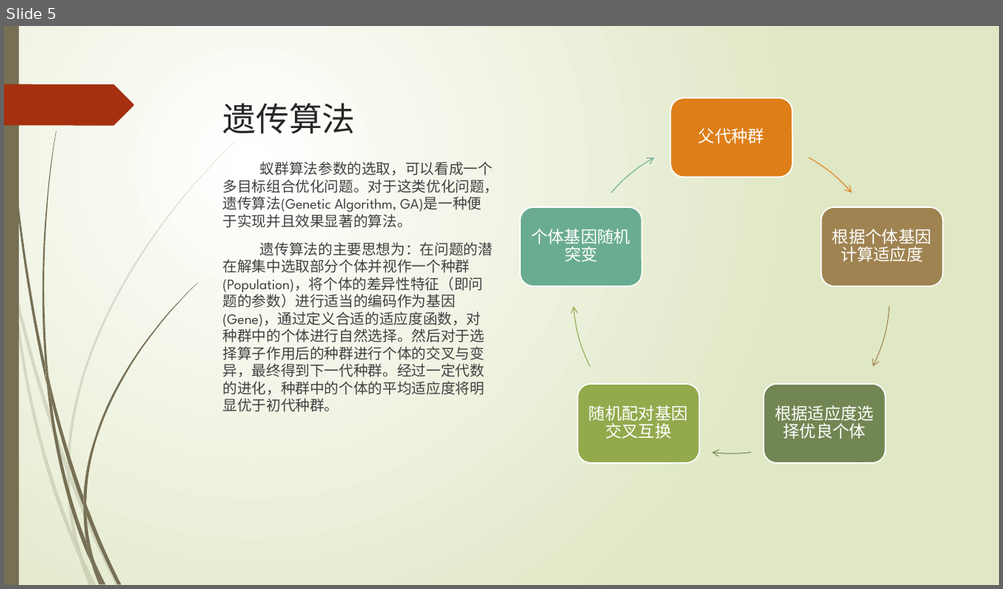
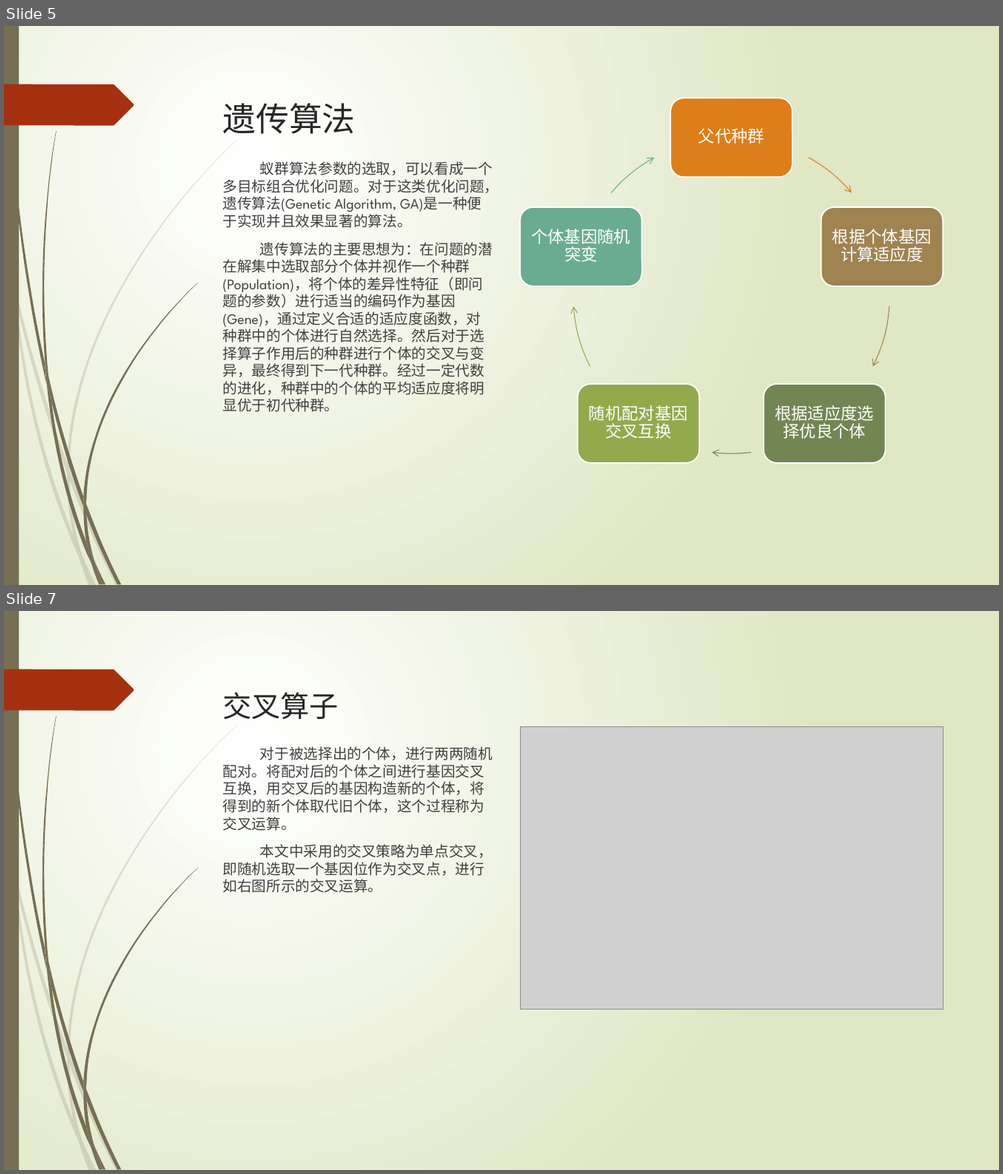
Before and after one commit to sigh0829/ga_aco, a slide deck: src/main/resources/draft/答辩演示文稿.pptx. Shown one above the other, each under a label of ours: slide 5 before the commit, slides 5 and 7 after it; the slides between them are not shown. The pictures are 1003x589 and 1003x1174 pixels, drawn with LibreOffice and Linux fonts; fonts in the diff are those of the drawing; grey boxes stand for pictures. Boxes give left, top, right and bottom in pixels: in the first picture for what was removed or moved away, otherwise in the second. Text is boxed around its words. In the diff, an @@ line names an element or a change of style, - is before the commit and + after.

```diff
--- a/src/main/resources/draft/答辩演示文稿.pptx
+++ b/src/main/resources/draft/答辩演示文稿.pptx
@@ slide 7 added at (4,611,999,1170), background gradient #FFFFFF to #DFE8C4; not listed: 24 template elements that a slide beside it also shows @@
@@ title added at (222,692,338,719), 28 pt, text #262626 @@
+交叉算子
@@ picture added at (520,726,942,1009) @@
@@ text added at (222,746,492,893), 14 pt, text #404040 @@
+对于被选择出的个体，进行两两随机配对。将配对后的个体之间进行基因交叉互换，用交叉后的基因构造新的个体，将得到的新个体取代旧个体，这个过程称为交叉运算。
+本文中采用的交叉策略为单点交叉，即随机选取一个基因位作为交叉点，进行如右图所示的交叉运算。
```
Also in this commit, not shown: 3 slides changed, 6 other slides added.
